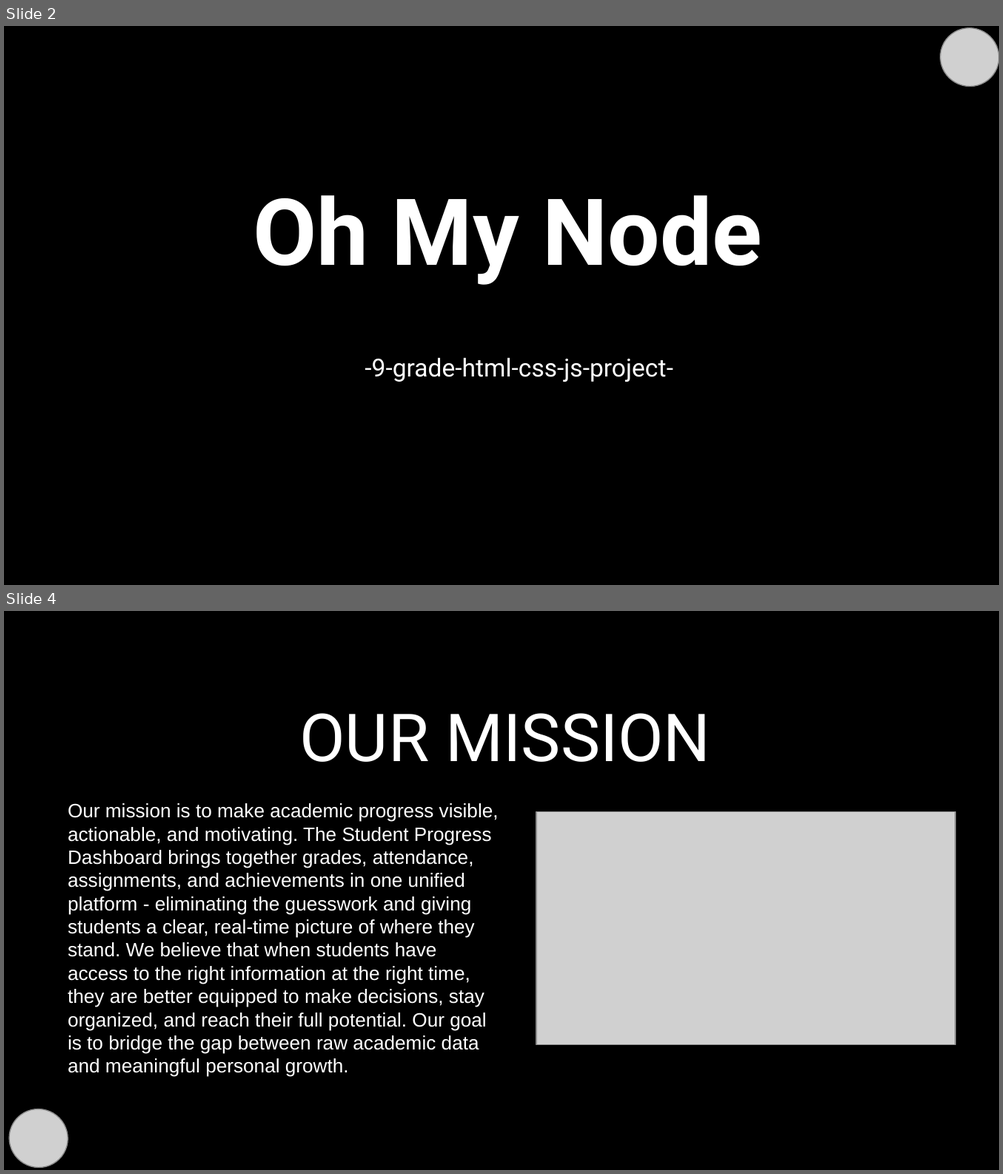
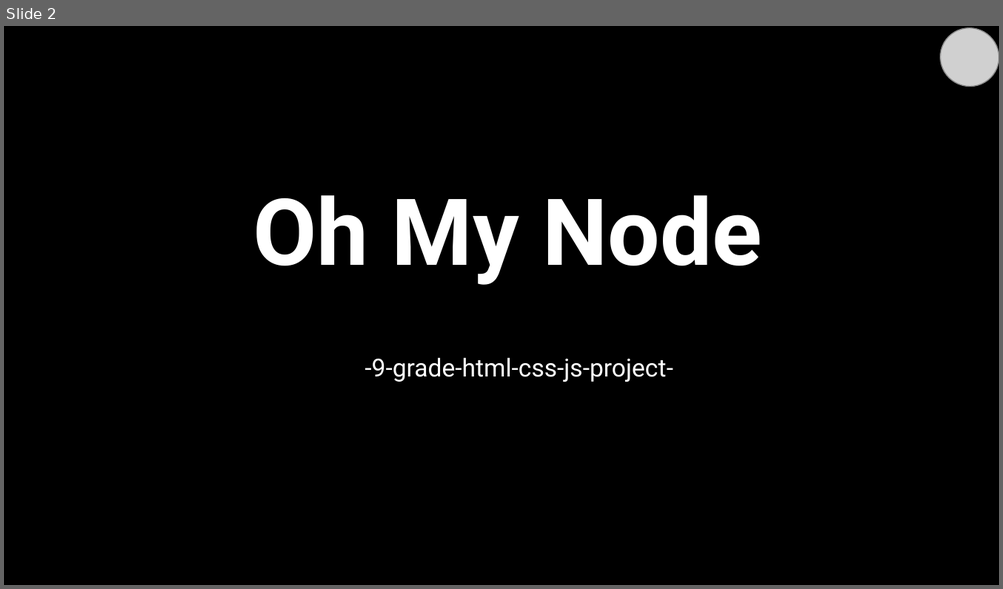
Before and after one commit to codingburgas/2526-dual-education-oh-my-node, a slide deck: docs/Oh My Node-Presentation.pptx. Shown one above the other, each under a label of ours: slides 2 and 4 before the commit, slide 2 after it; the slides between them are not shown. The pictures are 1003x1174 and 1003x589 pixels, drawn with LibreOffice and Linux fonts; fonts in the diff are those of the drawing; grey boxes stand for pictures; background and template pictures are left out. Boxes give left, top, right and bottom in pixels: in the first picture for what was removed or moved away, otherwise in the second. Text is boxed around its words. In the diff, an @@ line names an element or a change of style, - is before the commit and + after.

```diff
--- a/docs/Oh My Node-Presentation.pptx
+++ b/docs/Oh My Node-Presentation.pptx
@@ slide 4 removed at [4, 611, 999, 1170], background picture (left out) @@
@@ title removed at [299, 713, 710, 762] @@
-OUR MISSION
@@ text removed at [68, 803, 498, 1077] @@
-Our mission is to make academic progress visible, actionable, and motivating. The Student Progress Dashboard brings together grades, attendance, assignments, and achievements in one unified platform - eliminating the guesswork and giving students a clear, real-time picture of where they stand. We believe that when students have access to the right information at the right time, they are better equipped to make decisions, stay organized, and reach their full potential. Our goal is to bridge the gap between raw academic data and meaningful personal growth.
@@ picture removed at [536, 812, 955, 1045] @@
@@ picture removed at [4, 1097, 79, 1170] @@
```
Also in this commit, not shown: 2 slides changed, 2 slides added, 1 other slide removed.
